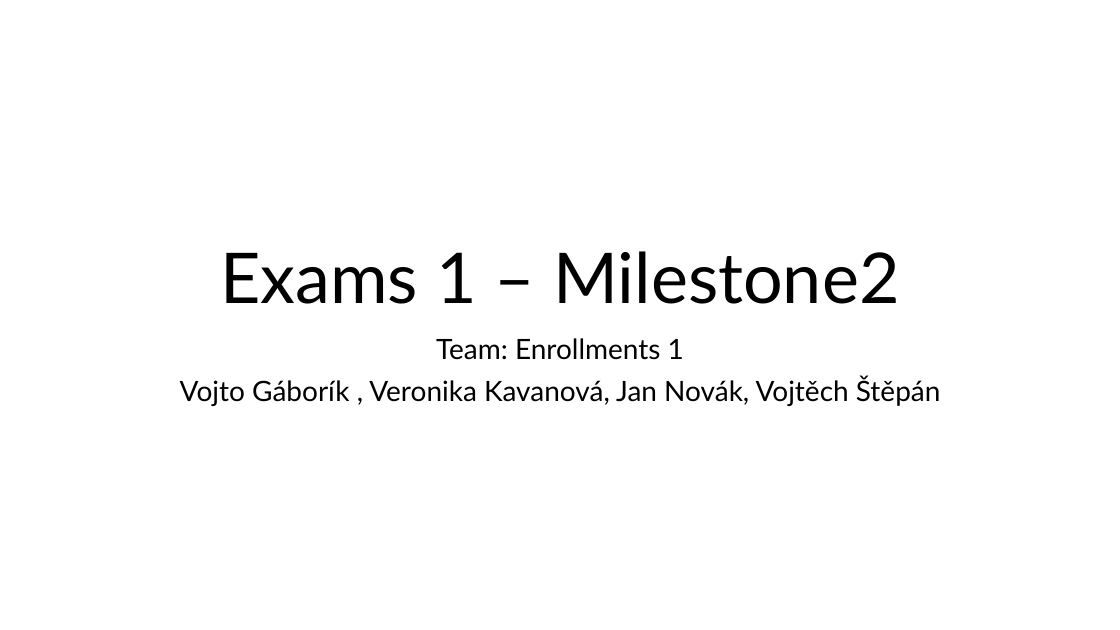
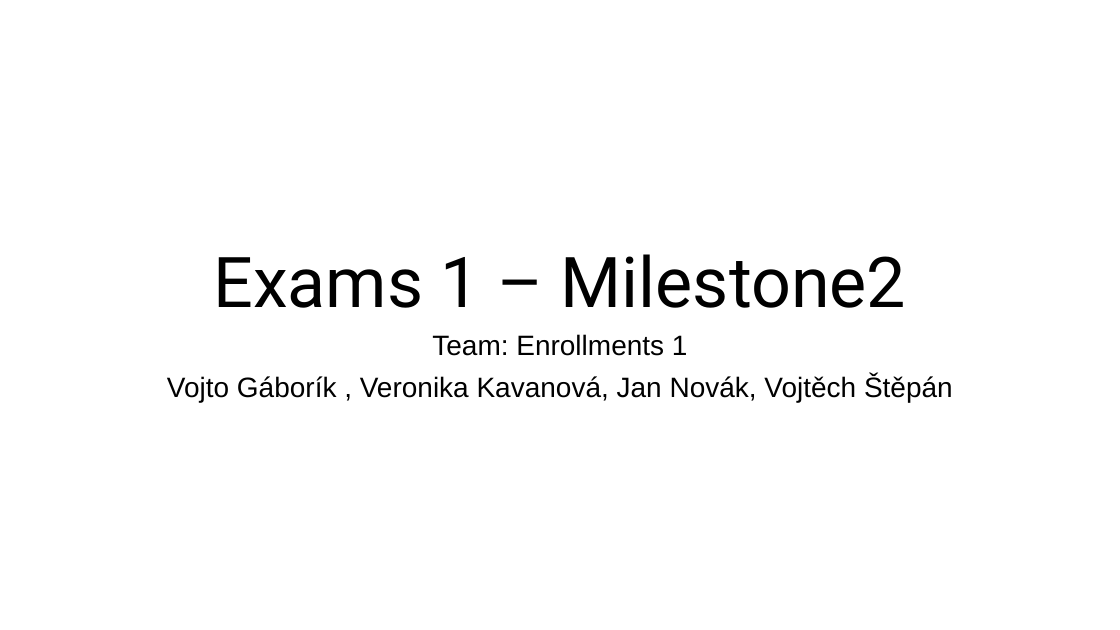
Before and after one commit to Jan-Novak00/Enrollments1, a slide deck: slide 1 of Milestone2/Presentation_Milestone2.pptx. Drawn at 1120x630 pixels with LibreOffice and Linux fonts; fonts in the diff are those of the drawing. Boxes give left, top, right and bottom in pixels: in the first picture for what was removed or moved away, otherwise in the second. Text is boxed around its words. In the diff, an @@ line names an element or a change of style, - is before the commit and + after.

Commit message:
Jan Novák slides

```diff
--- a/Milestone2/Presentation_Milestone2.pptx
+++ b/Milestone2/Presentation_Milestone2.pptx
@@ title "Exams 1 – Milestone2" at (213, 254, 907, 308): font Lato to Roboto @@
@@ subtitle "Team: Enrollments 1" at (167, 334, 953, 402): font Lato to Arial; less space between paragraphs @@
```
Also in this commit, not shown: 6 other slides changed, 4 slides added.
